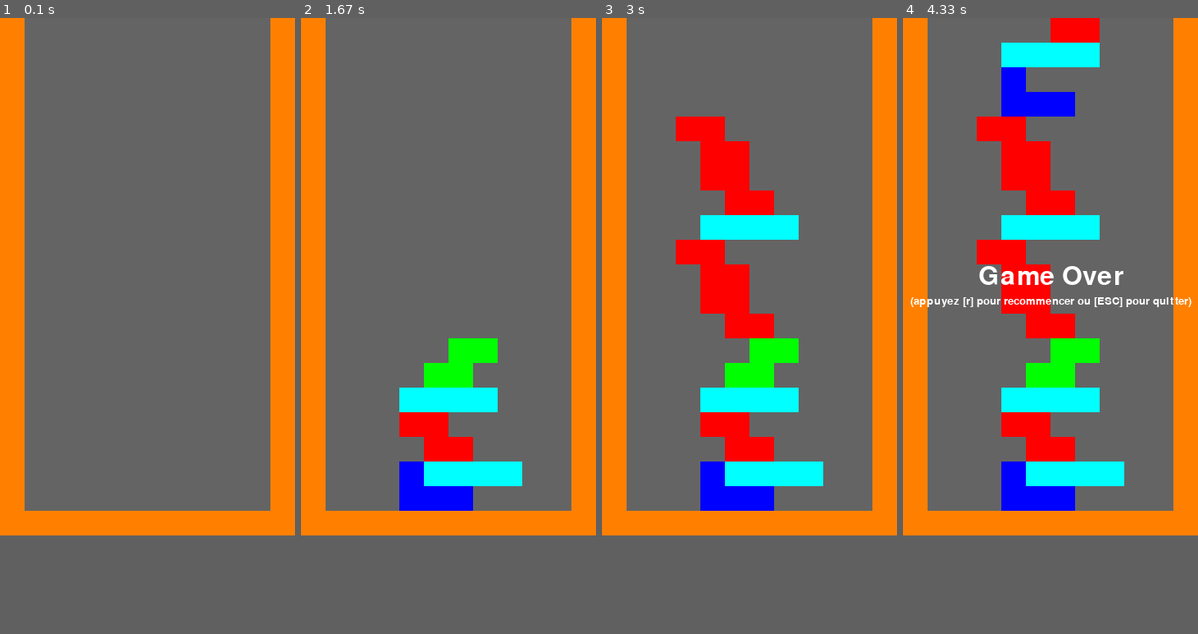
Above: before the commit, frames 1-4 (left to right).
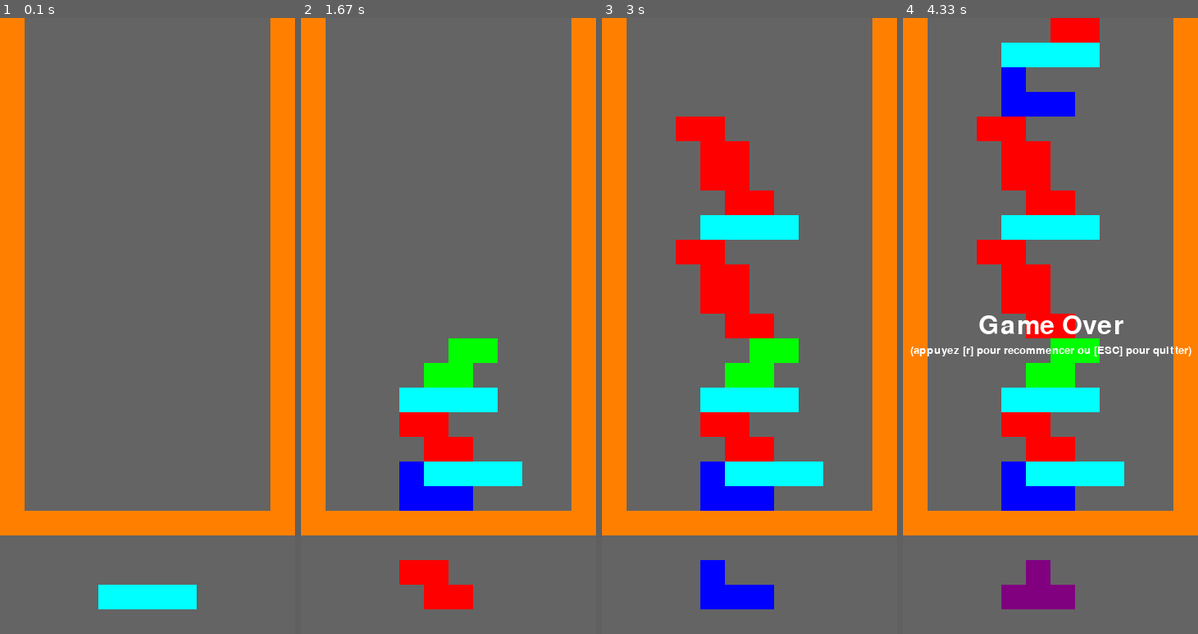
Above: after the commit, the same moments.

Repository: roscale/tetris-pygame
Game: pygame game, started from tetris-pygame.py
Two runs of this game, one before a commit and one after it. Both use one fixed random seed, a clock stepped at 60 frames per second and the inputs below.
Inputs:
- Up to frame 1 (0.1 s): no input
- Up to frame 2 (1.67 s): tap Space at 0.33, 0.73, 1.03, 1.23, 1.57 s; hold Right 0.67-1.13 s; tap Z at 0.82 s; hold Up 1.17-1.47 s; hold Right from 1.5 s (still down)
- Up to frame 3 (3 s): tap Space at 1.87, 2.07, 2.37, 2.63, 2.97 s; release Right at 1.97 s; hold Left 2-2.53 s; tap Z at 2.15 s; hold Down 2.57-2.87 s; hold Left from 2.9 s (still down)
- Up to frame 4 (4.33 s): tap Space at 3.27, 3.4, 3.8, 4.1 s; release Left at 3.3 s; hold Up 3.33-3.7 s; tap Z at 3.48 s; hold Right from 3.73 s (still down)
In our replay, the window is 360x630 before the commit and 360x750 after it. These sizes can differ from the game's own. Grey fills any space a smaller window leaves; there, only what the larger window draws over its background counts as a difference.

The runs differ from the first frame. In frame 1, 1.3% of the frame differs, in the area x 33-67%, y 92-96%; in frame 2, 1.3%; in frame 3, 1.3%; in frame 4, 3.9%, in the area x 2-98%, y 40-96%.

Commit message:
Prochaine pièce

Diff:
--- a/tetris-pygame.py
+++ b/tetris-pygame.py
@@ -68,6 +68,7 @@
         for i in range(1, 14, 4):
             self.liste_blocks.append(piece_choisi[i:i+4])
         #print(PIECES[0])
+        self.deja_bouge = False
 
 
     def verif_pos(self, direction="meme", rotation=None):
@@ -81,6 +82,7 @@
         for block in self.liste_blocks[rotation]:
             # try:
             # print(grille.matrice[block.x + direction.x][block.y + direction.y].type_block)
+            print(block.x + direction.x)
             if grille.matrice[block.x + direction.x][block.y + direction.y].type_block == "obstacle":
                 # print("DA")
                 verif = False
@@ -91,7 +93,8 @@
         return verif
 
     def actualise_pos(self, direction="meme", rotation=None):
-        direction = Point(Piece.directions[direction])
+        if direction is not tuple:
+            direction = Point(Piece.directions[direction])
 
         if rotation is None:
             rotation = self.rotation_actuelle
@@ -133,13 +136,24 @@
             ### Revenir à la rotation précédente
             self.rotation -= 1
 
+    def bouge2pos(self, pos):
+        if self.deja_bouge == False:
+            for block in self.liste_blocks[0]:
+                block.x += pos.x
+                block.y += pos.y
+            self.deja_bouge = True
+
+        for block in self.liste_blocks[0]:
+            x, y = blocks2pixels(block.x, block.y - 2)
+            pygame.draw.rect(DISPLAYSURF, self.couleur, (x, y, BLOCK_DIM, BLOCK_DIM))
+
 
 
 
 def blocks2pixels(x, y):
     return (x * BLOCK_DIM), (y * BLOCK_DIM)
 
-def dessine():
+def dessine_grille():
     ### Murs ###
     for block_y in range(GRILLE_LARG - 1):
         grille.matrice[0][block_y] = MUR
@@ -185,8 +199,8 @@
 GRILLE_LONG = 12 # blocks
 GRILLE_LARG = 23 # blocks
 BLOCK_DIM = 30 # px
-FENETRE_LONG = GRILLE_LONG * BLOCK_DIM
-FENETRE_LARG = GRILLE_LARG * BLOCK_DIM - 2 * BLOCK_DIM
+FENETRE_LONG = GRILLE_LONG * BLOCK_DIM# + 5 * BLOCK_DIM
+FENETRE_LARG = GRILLE_LARG * BLOCK_DIM + 2 * BLOCK_DIM# - 2 * BLOCK_DIM
 
 VERT = (0, 204, 0)
 NOIR = (0, 0, 0)
@@ -248,8 +262,14 @@
 pygame.key.set_repeat(200, 50)
 
 grille = Grille(GRILLE_LONG, GRILLE_LARG)
+
 piece = Piece()
+piece_prochaine = Piece()
+piece_prochaine.bouge2pos(Point((0, GRILLE_LARG + 1)))
+
+# piece_prochaine.actualise_pos
 piece.actualise_pos()
+
 
 while True:
     DISPLAYSURF.fill(BG)
@@ -300,8 +320,13 @@
                 ### Verifie et efface les lignes complètes
                 grille.efface_lignes_completes()
 
-                ### Spawn une nouvelle pièce
-                piece = Piece()
+                ### Copie la piece prochaine et fais une nouvelle
+                piece = copy.deepcopy(piece_prochaine)
+                piece.deja_bouge = False
+                piece.bouge2pos(Point((0, -(GRILLE_LARG + 1))))
+                piece_prochaine = Piece()
+                piece_prochaine.bouge2pos(Point((0, GRILLE_LARG + 1)))
+
                 if piece.verif_pos() is True:
                     piece.actualise_pos()
                 else:
@@ -309,7 +334,8 @@
 
             Var.TICKS = pygame.time.get_ticks()
 
-    dessine()
+    dessine_grille()
+    piece_prochaine.bouge2pos(Point((0, GRILLE_LARG + 1)))
 
     if Var.GAME_OVER is True:
         message('Game Over')
